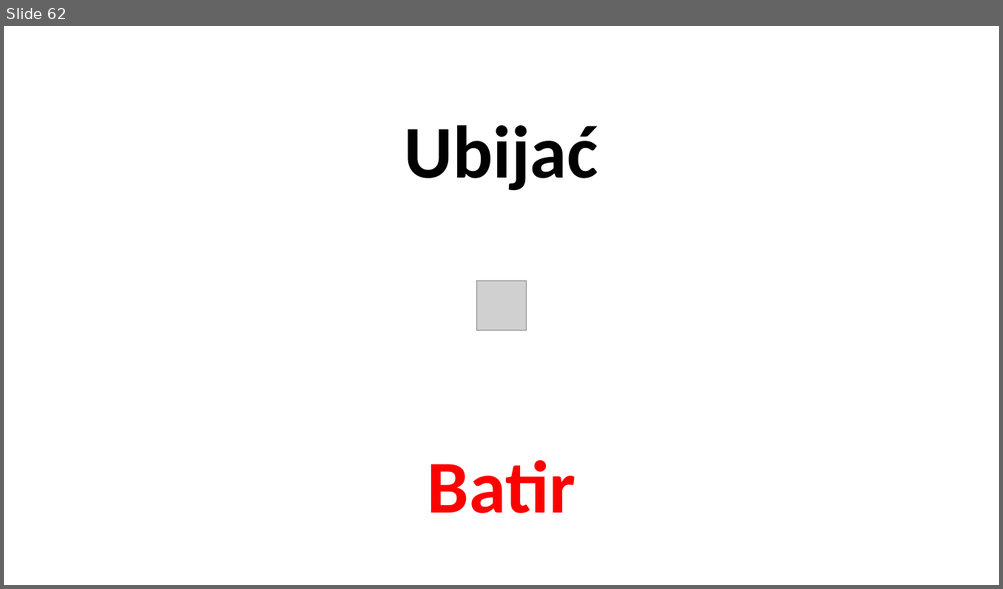
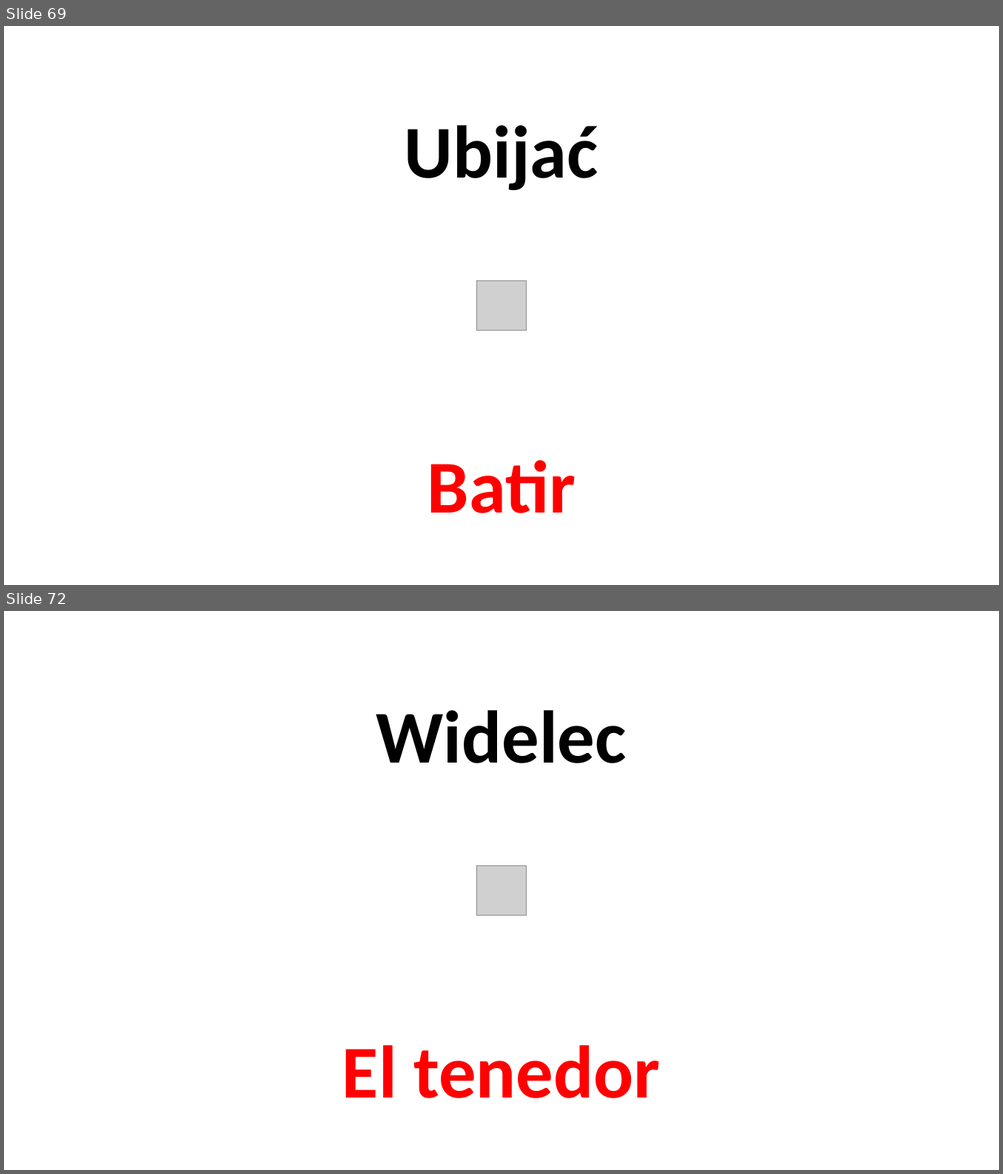
Before and after one commit to wojciechkrakowiak7-arch/Fajna-strona, a slide deck: pliki hiszpański/La comida.pptx. Shown one above the other, each under a label of ours: slide 62 before the commit, slides 69 and 72 after it; the slides between them are not shown. The pictures are 1003x589 and 1003x1174 pixels, drawn with LibreOffice and Linux fonts; fonts in the diff are those of the drawing; grey boxes stand for pictures. Boxes give left, top, right and bottom in pixels: in the first picture for what was removed or moved away, otherwise in the second. Text is boxed around its words. In the diff, an @@ line names an element or a change of style, - is before the commit and + after.

```diff
--- a/pliki hiszpański/La comida.pptx
+++ b/pliki hiszpański/La comida.pptx
@@ slide 72 added at [4,611,999,1170], background #FFFFFF @@
@@ title added at [376,710,626,763], 72 pt, text #000000, bold @@
+Widelec
@@ picture added at [476,866,526,916] @@
@@ subtitle added at [342,1045,660,1099], 72 pt, text #FF0000, bold @@
+El tenedor
@@ what was slide 62 is now slide 69 @@
```
Also in this commit, not shown: 1 slide changed, 14 other slides added, 9 other files.
